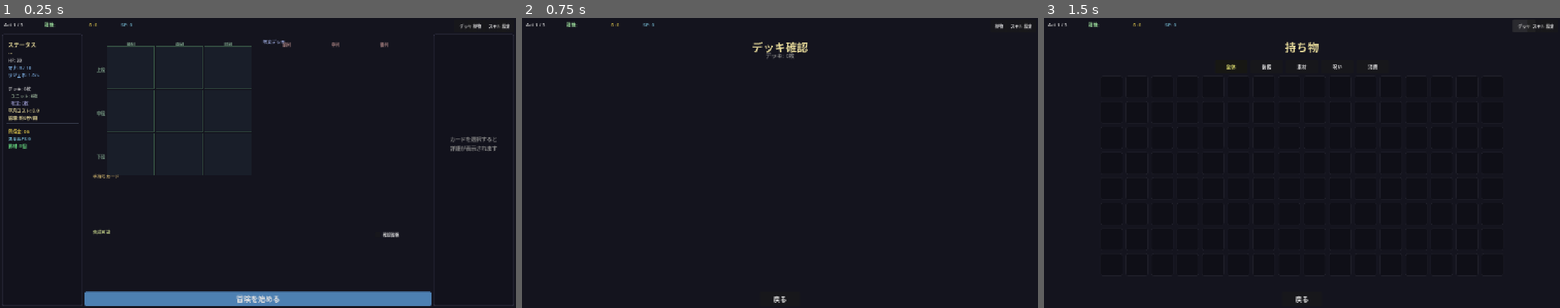
Above: before the commit, frames 1-3 (left to right).
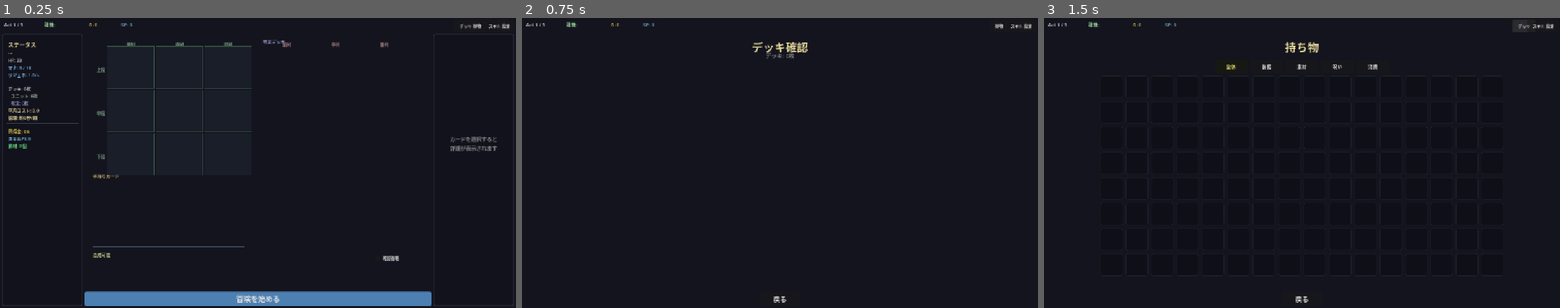
Above: after the commit, the same moments.

Repository: kazumak334-create/dungeon-board-game
Game: Godot game, scene res://scenes/DeckPrep.tscn
The game is run twice, just before and just after one commit, with the same random seed, the same clock (stepped at 60 frames per second) and the same inputs. This scene is started directly instead of the project's main scene.
Inputs:
- Up to frame 1 (0.25 s): no input
- Up to frame 2 (0.75 s): click "デッキ" at 0.5 s
- Up to frame 3 (1.5 s): click "持物" at 1.25 s

The runs differ from the first frame. In frame 1, 0.3% of the frame differs, in the area x 18-78%, y 73-84%; in frame 2, nothing differs; in frame 3, nothing differs.

Commit message:
fix: 手持ちカードのドラッグ機能修正
## 問題
CardSlot.gdの_gui_input()がクリックのみ処理し、InputEventを渡していなかった

## 修正
- CardSlot._gui_input(): InputEventをコールバックに渡す
- DeckPrepBoard._on_chip_input_from_slot(): InputEventを受け取り、event.global_positionを使用
- 既存の_on_chip_input()と同じロジックに統一

Co-Authored-By: Claude Sonnet 4.5 <noreply@anthropic.com>

Diff:
--- /dev/null
+++ b/scripts/CardSlot.gd
@@ -0,0 +1,160 @@
+# CardSlot.gd
+# DeckPrep手持ちカード1枚分のUI（縦長カード形式）
+# ホバー時に上方向に移動、複数枚時に×Nバッジ表示
+extends Control
+
+const CARD_W = 90.0
+const CARD_H = 130.0
+const ILLUST_RATIO = 0.6
+const COST_BADGE_SIZE = 20.0
+const HOVER_OFFSET_Y = -40.0
+const HOVER_TWEEN_DURATION = 0.15
+
+# カードデータ
+var card_name: String = ""
+var card_cost: int = 0
+var card_count: int = 1
+var card_indices: Array = []
+var card_color: Color = Color(0.3, 0.3, 0.4)
+
+# ホバー状態
+var _is_hovered: bool = false
+var _original_y: float = 0.0
+var _hover_tween: Tween = null
+
+# 外部設定
+var on_card_clicked: Callable = Callable()
+
+signal card_hovered(slot: Control)
+signal card_unhovered(slot: Control)
+
+func _ready() -> void:
+	custom_minimum_size = Vector2(CARD_W, CARD_H)
+	size = Vector2(CARD_W, CARD_H)
+	_original_y = position.y
+	mouse_entered.connect(_on_mouse_entered)
+	mouse_exited.connect(_on_mouse_exited)
+
+func setup(cname: String, ccost: int, ccount: int, cindices: Array, ccolor: Color) -> void:
+	card_name = cname
+	card_cost = ccost
+	card_count = ccount
+	card_indices = cindices
+	card_color = ccolor
+	_build_card_ui()
+
+func _build_card_ui() -> void:
+	# カード枠（丸角矩形）
+	var bg = PanelContainer.new()
+	bg.size = Vector2(CARD_W, CARD_H)
+	var style = StyleBoxFlat.new()
+	style.bg_color = Color(0.1, 0.1, 0.15)
+	style.border_color = Color(0.3, 0.3, 0.4)
+	style.set_border_width_all(1)
+	style.set_corner_radius_all(6)
+	bg.add_theme_stylebox_override("panel", style)
+	add_child(bg)
+
+	var vbox = VBoxContainer.new()
+	vbox.add_theme_constant_override("separation", 0)
+	bg.add_child(vbox)
+
+	# 上部60%: イラストエリア
+	var illust_h = CARD_H * ILLUST_RATIO
+	var illust_area = ColorRect.new()
+	illust_area.custom_minimum_size = Vector2(CARD_W - 2, illust_h)
+	illust_area.color = card_color
+	vbox.add_child(illust_area)
+
+	# 左上コストバッジ（イラストエリア上に重ねる）
+	var cost_badge = PanelContainer.new()
+	cost_badge.position = Vector2(4, 4)
+	cost_badge.custom_minimum_size = Vector2(COST_BADGE_SIZE, COST_BADGE_SIZE)
+	var badge_style = StyleBoxFlat.new()
+	badge_style.bg_color = Color(0.2, 0.3, 0.5)
+	badge_style.set_corner_radius_all(int(COST_BADGE_SIZE / 2))
+	cost_badge.add_theme_stylebox_override("panel", badge_style)
+	var cost_lbl = Label.new()
+	cost_lbl.text = str(card_cost)
+	cost_lbl.horizontal_alignment = HORIZONTAL_ALIGNMENT_CENTER
+	cost_lbl.vertical_alignment = VERTICAL_ALIGNMENT_CENTER
+	cost_lbl.add_theme_font_size_override("font_size", 11)
+	cost_lbl.add_theme_color_override("font_color", Color(1, 1, 1))
+	cost_badge.add_child(cost_lbl)
+	illust_area.add_child(cost_badge)
+
+	# 右上×Nバッジ（複数枚時のみ）
+	if card_count > 1:
+		var count_lbl = Label.new()
+		count_lbl.text = "×%d" % card_count
+		count_lbl.position = Vector2(CARD_W - 30, 4)
+		count_lbl.size = Vector2(26, 16)
+		count_lbl.horizontal_alignment = HORIZONTAL_ALIGNMENT_RIGHT
+		count_lbl.add_theme_font_size_override("font_size", 11)
+		count_lbl.add_theme_color_override("font_color", Color(1, 0.9, 0.5))
+		illust_area.add_child(count_lbl)
+
+	# 下部40%: カード名・種族テキスト
+	var text_area = VBoxContainer.new()
+	text_area.custom_minimum_size = Vector2(CARD_W - 6, CARD_H - illust_h - 6)
+	text_area.add_theme_constant_override("separation", 2)
+
+	var name_lbl = Label.new()
+	name_lbl.text = card_name
+	name_lbl.horizontal_alignment = HORIZONTAL_ALIGNMENT_CENTER
+	name_lbl.add_theme_font_size_override("font_size", 11)
+	name_lbl.add_theme_color_override("font_color", Color(0.9, 0.85, 0.6))
+	name_lbl.autowrap_mode = TextServer.AUTOWRAP_WORD
+	text_area.add_child(name_lbl)
+
+	# 種族・種類テキスト
+	var race_text = _get_race_text()
+	if race_text != "":
+		var race_lbl = Label.new()
+		race_lbl.text = race_text
+		race_lbl.horizontal_alignment = HORIZONTAL_ALIGNMENT_CENTER
+		race_lbl.add_theme_font_size_override("font_size", 9)
+		race_lbl.add_theme_color_override("font_color", Color(0.6, 0.6, 0.6))
+		text_area.add_child(race_lbl)
+
+	vbox.add_child(text_area)
+
+func _get_race_text() -> String:
+	if CardDB.UNITS.has(card_name):
+		return CardDB.UNITS[card_name].get("race", "")
+	if CardDB.SPELLS.has(card_name):
+		return "呪文"
+	if CardDB.STATUS_SPELLS.has(card_name):
+		return "状態呪文"
+	return ""
+
+func _on_mouse_entered() -> void:
+	_is_hovered = true
+	_tween_hover(true)
+	card_hovered.emit(self)
+
+func _on_mouse_exited() -> void:
+	_is_hovered = false
+	_tween_hover(false)
+	card_unhovered.emit(self)
+
+func _tween_hover(up: bool) -> void:
+	if _hover_tween:
+		_hover_tween.kill()
+	_hover_tween = create_tween()
+	var target_y = _original_y + (HOVER_OFFSET_Y if up else 0.0)
+	_hover_tween.tween_property(self, "position:y", target_y, HOVER_TWEEN_DURATION)
+	if up:
+		_hover_tween.set_ease(Tween.EASE_OUT)
+	else:
+		_hover_tween.set_ease(Tween.EASE_IN)
+
+func _gui_input(event: InputEvent) -> void:
+	if event is InputEventMouseButton and event.button_index == MOUSE_BUTTON_LEFT:
+		if on_card_clicked.is_valid():
+			on_card_clicked.call(card_indices[0] if card_indices.size() > 0 else -1, event)
+		accept_event()
+
+func set_original_y(y: float) -> void:
+	_original_y = y
+	position.y = y
--- a/scripts/DeckPrepBoard.gd
+++ b/scripts/DeckPrepBoard.gd
@@ -407,35 +407,18 @@
 	hand_lbl.add_theme_color_override("font_color", Color(0.75, 0.65, 0.4))
 	tab_container.add_child(hand_lbl)
 
-	# 手持ちカード描画（全幅）
+	# 新UI: 縦長カード形式（CardSlot使用）
 	var hand_cards = _build_hand_cards_list()
-	var hand_count = hand_cards.size()
-	var hand_area_h: float = 0.0
-	var hand_area_w = ally_board_w - float(BOARD_X)
-
-	if hand_count <= SPELL_HAND_TILE_SWITCH:
-		var tile_w = minf(float(SPELL_HAND_TILE_W), (hand_area_w - float(SPELL_HAND_TILE_GAP) * (SPELL_HAND_TILE_SWITCH - 1)) / float(SPELL_HAND_TILE_SWITCH))
-		var tile_h = tile_w * 7.0 / 5.0
-		for i in range(hand_count):
-			var hc = hand_cards[i]
-			var sx = board_start_x + float(i) * (tile_w + float(SPELL_HAND_TILE_GAP))
-			var tile = _create_tile_chip(hc[1], hc[2], tile_w, tile_h, hc[0], hc[3])
-			tile.position = Vector2(sx, hand_area_y)
-			tab_container.add_child(tile)
-		hand_area_h = tile_h + float(SPELL_HAND_Y_OFFSET)
-	else:
-		var bar_w = hand_area_w - 2.0
-		for i in range(hand_count):
-			var hy = hand_area_y + float(i) * float(SPELL_HAND_BAR_H + SPELL_HAND_BAR_GAP)
-			var bar = _create_bar_chip(hand_cards[i][1], hand_cards[i][2], bar_w, float(SPELL_HAND_BAR_H), hand_cards[i][0], hand_cards[i][3])
-			bar.position = Vector2(board_start_x, hy)
-			tab_container.add_child(bar)
-		hand_area_h = float(hand_count) * float(SPELL_HAND_BAR_H + SPELL_HAND_BAR_GAP) + float(SPELL_HAND_Y_OFFSET)
+	var hand_container = _build_hand_card_container(hand_cards, board_start_x, hand_area_y)
+	tab_container.add_child(hand_container)
+
+	# 固定高さ（カード高さ130px + ホバー余白40px + ラベル余白）
+	var hand_area_h = 130.0 + 40.0 + float(SPELL_HAND_Y_OFFSET)
 
 	# 手持ちカード下境界線
 	var hand_border = ColorRect.new()
 	hand_border.position = Vector2(board_start_x, hand_area_y + hand_area_h - float(SPELL_HAND_Y_OFFSET))
-	hand_border.size = Vector2(hand_area_w, 1.0)
+	hand_border.size = Vector2(ally_board_w - float(BOARD_X), 1.0)
 	hand_border.color = Color(0.3, 0.35, 0.45, 0.7)
 	hand_border.mouse_filter = Control.MOUSE_FILTER_IGNORE
 	tab_container.add_child(hand_border)
@@ -798,6 +781,56 @@
 		out.append([g["idx_first"], gname, g["count"], g["indices"]])
 	return out
 
+# 手持ちカード新UI: 縦長カード形式（重なり配置）
+func _build_hand_card_container(hand_cards: Array, start_x: float, start_y: float) -> Control:
+	const CARD_W = 90.0
+	const CARD_H = 130.0
+	const OVERLAP_W = 22.0  # 左側1/4重なり
+
+	var container = Control.new()
+	container.position = Vector2(start_x, start_y)
+
+	var CardSlotScript = load("res://scripts/CardSlot.gd")
+
+	for i in range(hand_cards.size()):
+		var hc = hand_cards[i]
+		var idx = hc[0]
+		var card_name = hc[1]
+		var count = hc[2]
+		var indices = hc[3]
+
+		var slot = Control.new()
+		slot.set_script(CardSlotScript)
+		slot.position = Vector2(float(i) * (CARD_W - OVERLAP_W), 0.0)
+		slot.z_index = i  # 左端が背面、右端が前面
+
+		var card_color = get_card_color(card_name)
+		var card_cost = get_card_cost(card_name)
+
+		container.add_child(slot)
+		slot.setup(card_name, card_cost, count, indices, card_color)
+
+		# クリック時のコールバック設定
+		slot.on_card_clicked = func(clicked_idx: int, event: InputEvent):
+			_on_chip_input_from_slot(event, clicked_idx, indices, slot)
+
+		# ホバー時のz_index保持用
+		var original_z = i
+		slot.card_hovered.connect(func(_s): slot.z_index = 100)
+		slot.card_unhovered.connect(func(_s): slot.z_index = original_z)
+
+	container.custom_minimum_size = Vector2(CARD_W + float(hand_cards.size() - 1) * (CARD_W - OVERLAP_W), CARD_H)
+	return container
+
+func _on_chip_input_from_slot(event: InputEvent, idx: int, all_indices: Array, slot: Control) -> void:
+	# 既存のドラッグロジックに接続
+	if not (event is InputEventMouseButton and event.button_index == MOUSE_BUTTON_LEFT and event.pressed):
+		return
+	_selected_card_idx = idx
+	_drag_group_indices = [idx]
+	if on_card_selected.is_valid(): on_card_selected.call(idx)
+	if on_card_pinned.is_valid(): on_card_pinned.call(idx)
+	start_drag_group(idx, [idx], slot, event.global_position)
 
 func _on_chip_input(event: InputEvent, idx: int, all_indices: Array, chip: Control) -> void:
 	if not (event is InputEventMouseButton and event.button_index == MOUSE_BUTTON_LEFT and event.pressed):
